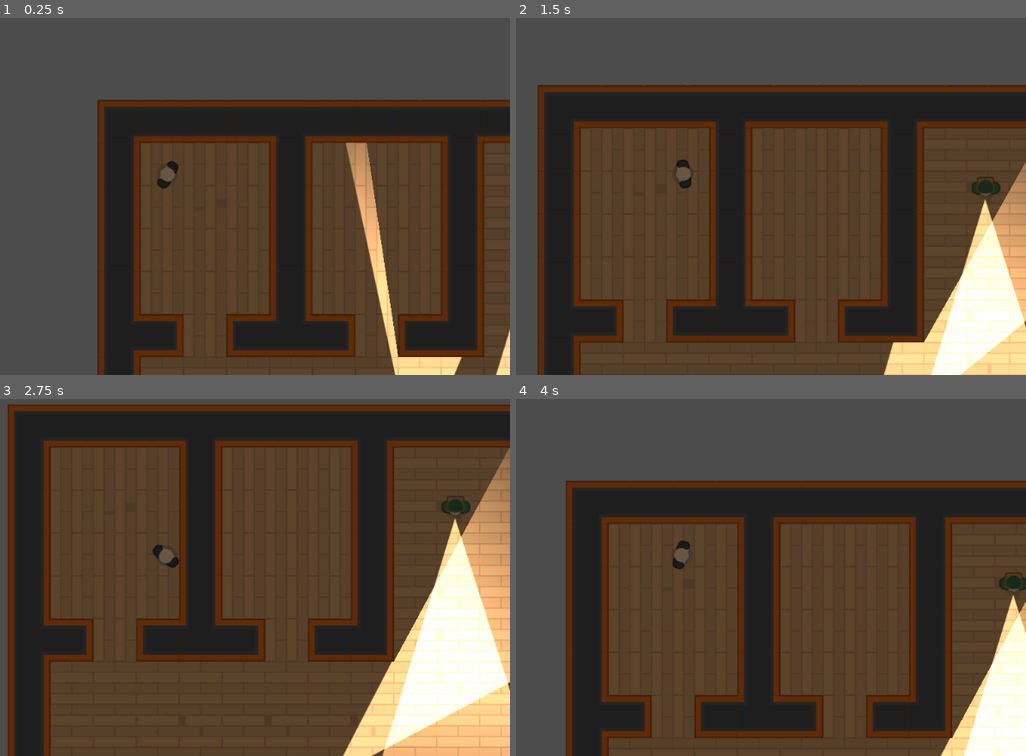
Above: before the commit, frames 1-4 (two rows, left to right).
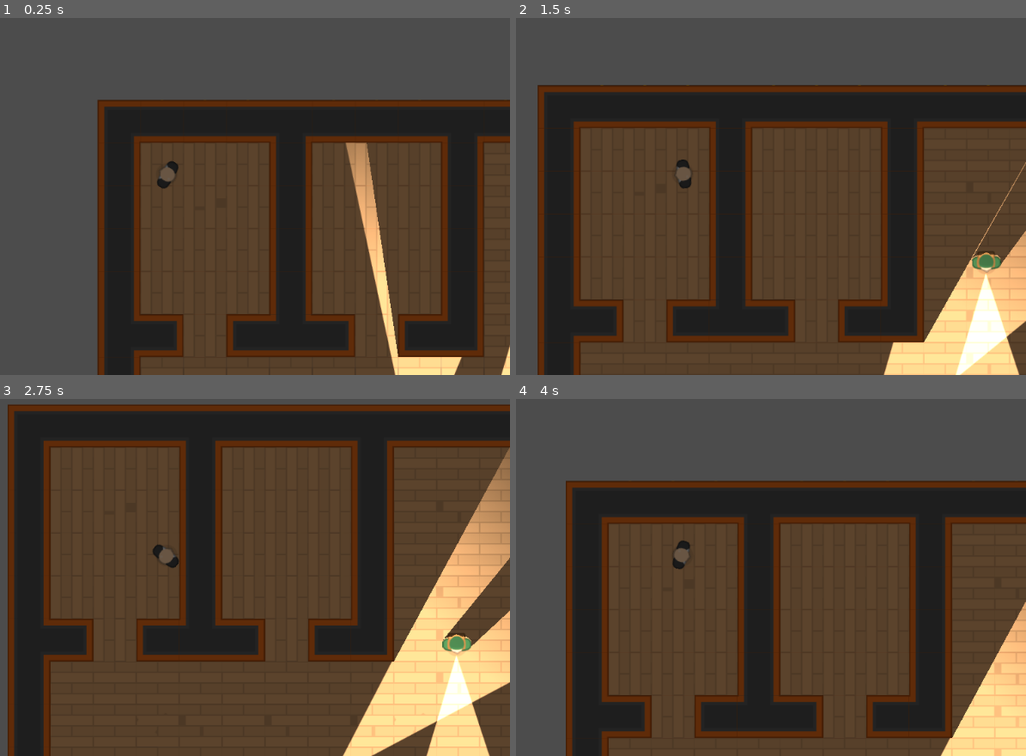
Above: after the commit, the same moments.

Repository: ericmdunn/Heist-Meisters
Game: Godot game, scene res://Levels/Level1.tscn
Two runs of this game, one before a commit and one after it. Both use one fixed random seed, a clock stepped at 60 frames per second and the inputs below.
Inputs (mouse positions are in pixels of both pictures, inside the frame that each line leads up to):
- Up to frame 1 (0.25 s): no input
- Up to frame 2 (1.5 s): move the mouse to (832, 153) at 0.52 s; hold D (move_right) 0.53-1.28 s; hold E (toggle_flashlight) 0.53-1.28 s; move the mouse to (546, 192) at 1.27 s; hold S (move_down) from 1.28 s (still down); tap E (toggle_flashlight) at 1.35 s
- Up to frame 3 (2.75 s): move the mouse to (234, 466) at 2.02 s; release S (move_down) at 2.03 s; hold D (move_right) from 2.03 s (still down); hold E (toggle_flashlight) from 2.03 s (still down)
- Up to frame 4 (4 s): move the mouse to (648, 634) at 2.77 s; release D (move_right) at 2.78 s; release E (toggle_flashlight) at 2.78 s; hold W (move_up) 2.78-3.53 s; tap E (toggle_flashlight) at 2.85 s; move the mouse to (888, 616) at 3.52 s; hold A (move_left) from 3.53 s (still down); hold E (toggle_flashlight) from 3.53 s (still down)

The runs differ from the first frame. In frame 1, 0.1% of the frame differs, in the area x 97-100%, y 87-100%; in frame 2, 4.6%; in frame 3, 9.1%, in the area x 74-100%, y 27-100%; in frame 4, 3.4%.
Error before the commit: Invalid get index '0' (on base: 'PoolVector2Array'). (res://NPCs/Guard.gd:29)

Commit message:
Guards following preset paths now

Diff:
--- a/project/Levels/Level1.tscn
+++ b/project/Levels/Level1.tscn
@@ -25,3 +25,11 @@
 [node name="Guard" parent="Guards" index="0" instance=ExtResource( 3 )]
 position = Vector2( 663.375, 153.777 )
 rotation = 1.5708
+
+[node name="Destinations" type="Node" parent="Guards/Guard" index="5"]
+
+[node name="Position2D" type="Position2D" parent="Guards/Guard/Destinations" index="0"]
+position = Vector2( 665.238, 153.71 )
+
+[node name="Position2D2" type="Position2D" parent="Guards/Guard/Destinations" index="1"]
+position = Vector2( 666.423, 492.629 )
--- a/project/Levels/Level4.tscn
+++ b/project/Levels/Level4.tscn
@@ -8,20 +8,22 @@
 [node name="TileMap" parent="Navigation2D" index="0"]
 tile_data = PoolIntArray( 196610, 3, 0, 196611, 3, 2, 196612, 3, 2, 196613, 3, 2, 196614, 3, 3, 196615, 3, 2, 196616, 3 …(3833 unchanged characters)…
 
-[node name="Position2D" type="Position2D" parent="Navigation2D/Destinations" index="0"]
-position = Vector2( 492.982, 348 )
-
-[node name="Position2D2" type="Position2D" parent="Navigation2D/Destinations" index="1"]
-position = Vector2( 1900, 348 )
-
-[node name="Position2D3" type="Position2D" parent="Navigation2D/Destinations" index="2"]
-position = Vector2( 545.369, 681.544 )
-
-[node name="Position2D4" type="Position2D" parent="Navigation2D/Destinations" index="3"]
-position = Vector2( 1871.9, 688.615 )
-
-[node name="Furniture" parent="Navigation2D" index="2"]
+[node name="Furniture" parent="Navigation2D" index="1"]
 tile_data = PoolIntArray( 262168, 1073741841, 0, 327710, -2147483633, 0, 524318, -1073741812, 0, 589854, -1073741811, 0, 655390, -2147483636, 0 )
 
 [node name="Guard" parent="Guards" index="0" instance=ExtResource( 1 )]
 position = Vector2( 491.221, 348 )
+
+[node name="Destinations" type="Node" parent="Guards/Guard" index="5"]
+
+[node name="Position2D" type="Position2D" parent="Guards/Guard/Destinations" index="0"]
+position = Vector2( 567.935, 349.414 )
+
+[node name="Position2D2" type="Position2D" parent="Guards/Guard/Destinations" index="1"]
+position = Vector2( 1850.5, 356.485 )
+
+[node name="Position2D4" type="Position2D" parent="Guards/Guard/Destinations" index="2"]
+position = Vector2( 1845.03, 603.762 )
+
+[node name="Position2D3" type="Position2D" parent="Guards/Guard/Destinations" index="3"]
+position = Vector2( 566.582, 620.733 )
--- a/project/NPCs/Guard.gd
+++ b/project/NPCs/Guard.gd
@@ -1,13 +1,14 @@
 extends "res://NPCs/PlayerDetection.gd"
 
 
-onready var navigation = get_tree().get_root().find_node("Navigation2D", true, false)
-onready var destinations = navigation.get_node("Destinations")
+# This line is from the earlier iteration of make_path(), explained below above the old make_path() code
+#onready var navigation = get_tree().get_root().find_node("Navigation2D", true, false)
+onready var destinations = get_node("Destinations")
 
-
+var direction = 1
 var motion
 var possible_destinations
-var path
+var path = []
 
 
 export var minimum_arrival_distance = 5
@@ -48,20 +49,28 @@
 		$Timer.start()
 	elif path.size() > 1:
 		path.remove(0)
-# This is how Yann did it in the class. I did it the way above; seems to work functionally the same.
-#	if path.size() == 1:
-#		if $Timer.is_stopped():
-#			$Timer.start()
-#	else:
-#		path.remove(0)
 
 
 func make_path():
-	var random_number = randi() % possible_destinations.size()
-	print(random_number)
-	var new_destination = possible_destinations[random_number]
-	path = navigation.get_simple_path(position, new_destination.position, false)
-	print(path)
+	if direction == 1:
+		for destination in possible_destinations:
+			path.append(destination.position)
+		direction = -1
+		print(path)
+	else:
+		for destination in range (possible_destinations.size(), 0):
+			path.append(possible_destinations[destination].position)
+		direction = 1
+		print(path)
+
+# This is the old make_path which runs on random locations and uses
+# get_smple_path(), which doesn't work very well. New make_path is above
+#func make_path():
+#	var random_number = randi() % possible_destinations.size()
+#	print(random_number)
+#	var new_destination = possible_destinations[random_number]
+#	path = navigation.get_simple_path(position, new_destination.position, false)
+#	print(path)
 
 
 func _on_Timer_timeout():
